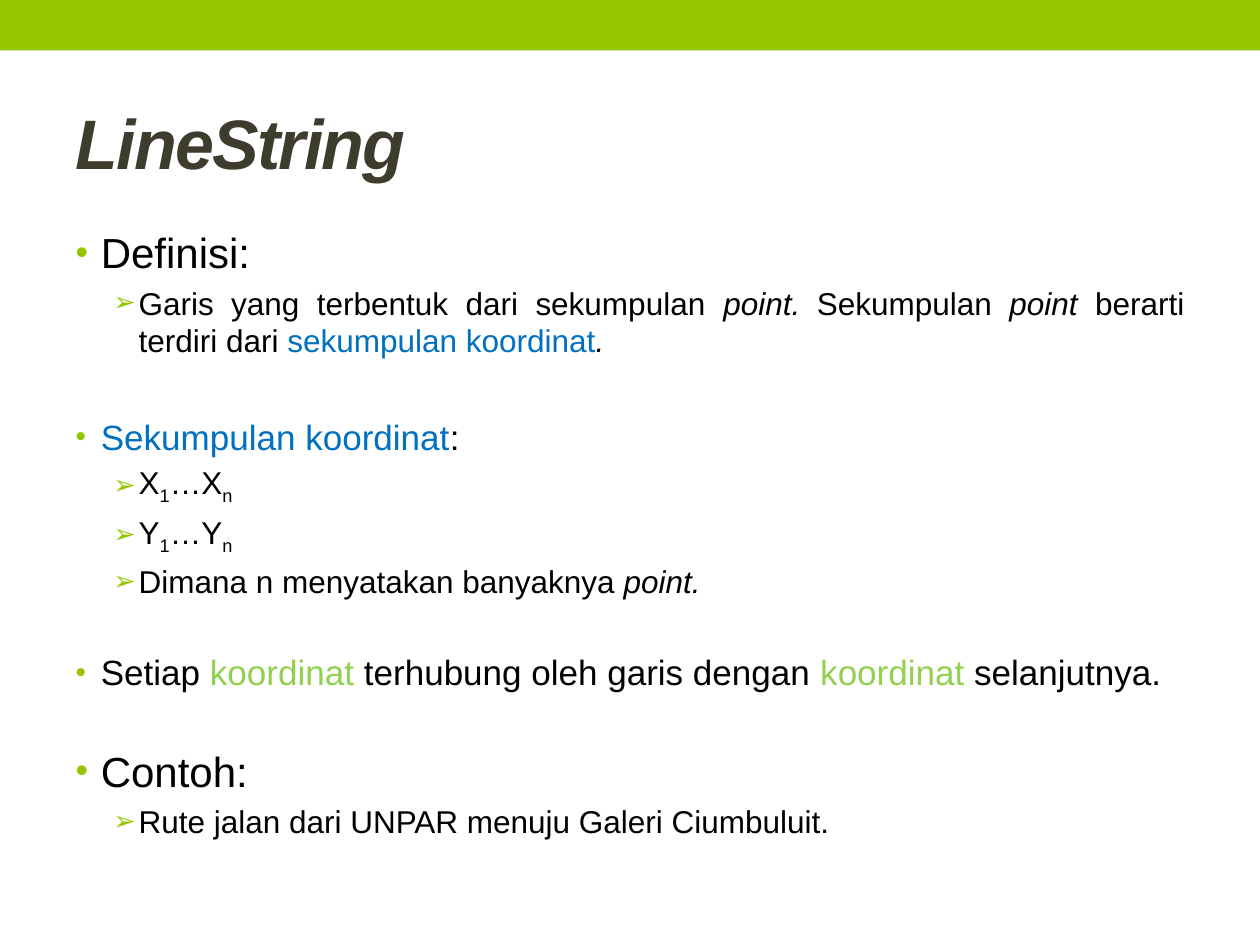
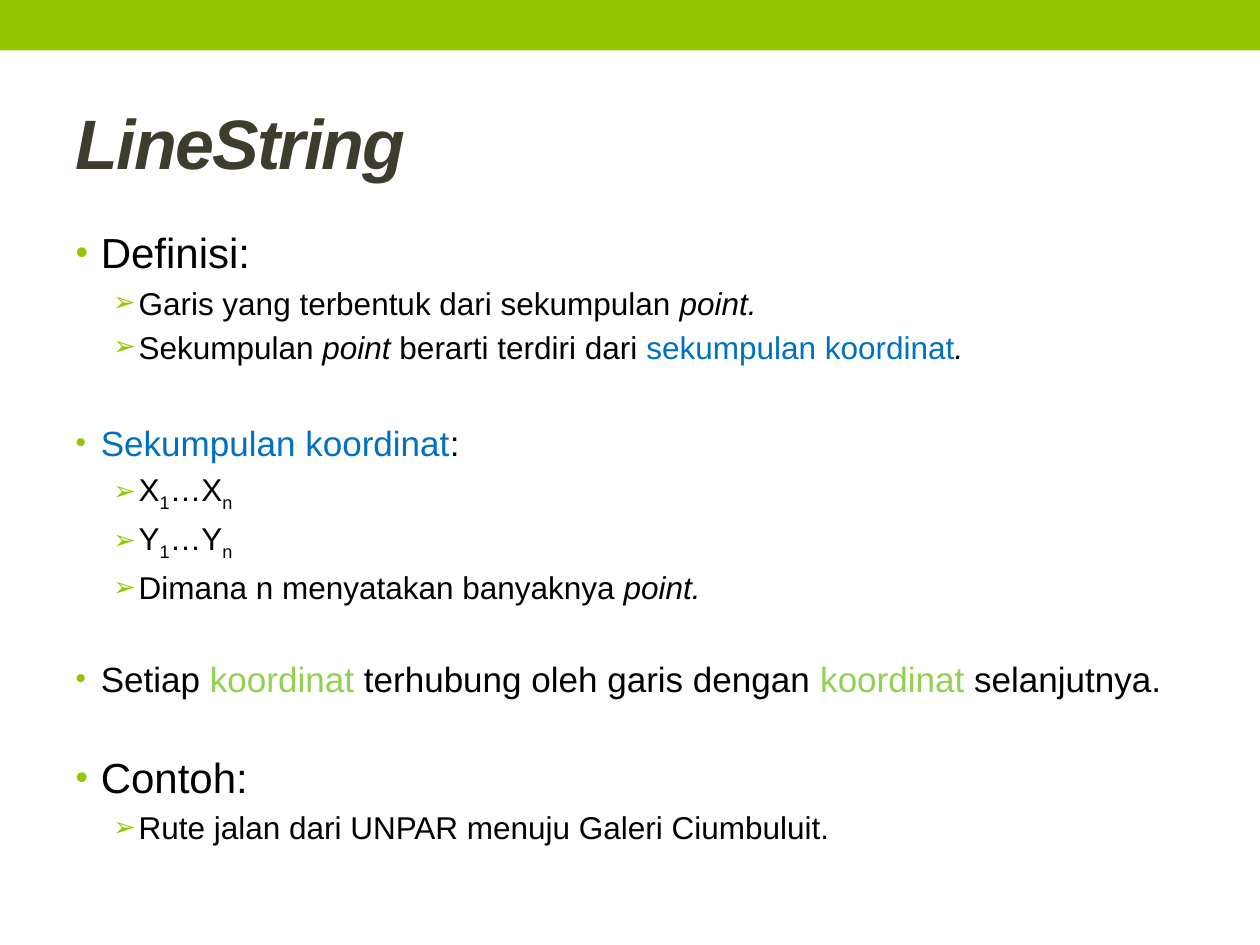
Before and after one commit to TommyAdhityaThe/Skripsi, a slide deck: slide 29 of doc/Presentasi/Review.pptx (slide 35 before the commit). Drawn at 1260x945 pixels with LibreOffice and Linux fonts; fonts in the diff are those of the drawing. Boxes give left, top, right and bottom in pixels: in the first picture for what was removed or moved away, otherwise in the second. Text is boxed around its words. In the diff, an @@ line names an element or a change of style, - is before the commit and + after.

```diff
--- a/doc/Presentasi/Review.pptx
+++ b/doc/Presentasi/Review.pptx
@@ text at bbox=[139, 292, 963, 365]: text changed @@
-  ➢ Garis yang terbentuk dari sekumpulan point. Sekumpulan point berarti terdiri dari sekumpulan koordinat.
+  ➢ Garis yang terbentuk dari sekumpulan point.
+  ➢ Sekumpulan point berarti terdiri dari sekumpulan koordinat.
```
Also in this commit, not shown: 24 other slides changed, 22 slides added, 11 slides removed, 18 other files.
